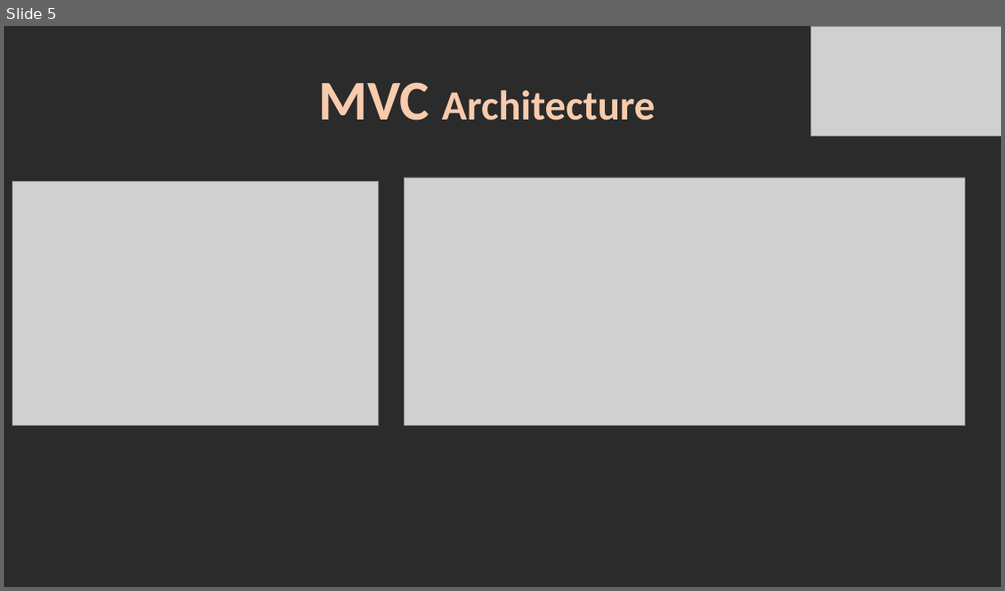
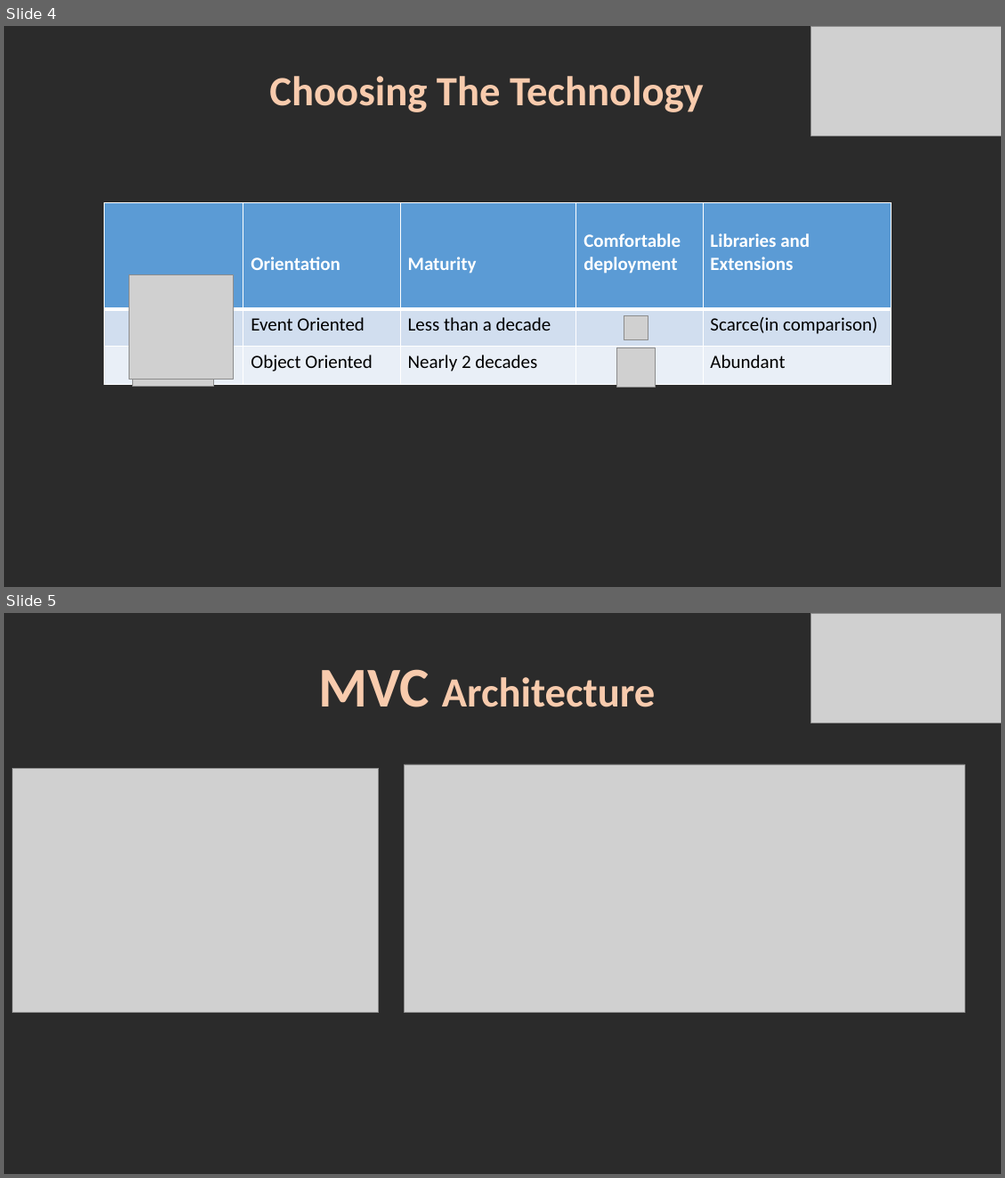
Before and after one commit to roypillar/Michtava, a slide deck: Michtava - Presentation.pptx. Shown one above the other, each under a label of ours: slide 5 before the commit, slides 4 and 5 after it. The pictures are 1005x591 and 1005x1178 pixels, drawn with LibreOffice and Linux fonts; fonts in the diff are those of the drawing; grey boxes stand for pictures; background and template pictures are left out; a plain dark background stands for a picture behind light text. Boxes give left, top, right and bottom in pixels: in the first picture for what was removed or moved away, otherwise in the second. Text is boxed around its words. In the diff, an @@ line names an element or a change of style, - is before the commit and + after.

```diff
--- a/Michtava - Presentation.pptx
+++ b/Michtava - Presentation.pptx
@@ slide 4 added at (4, 26, 1001, 587), background picture (left out) @@
@@ picture added at (811, 26, 1001, 136) @@
@@ text added at (269, 76, 704, 112), 40 pt, text #F8CBAD, bold @@
+Choosing The Technology
@@ table added at (105, 203, 890, 385), 3 rows, 5 columns @@
+ | Orientation | Maturity | Comfortable deployment | Libraries and Extensions
+ | Event Oriented | Less than a decade |  | Scarce(in comparison)
+ | Object Oriented | Nearly 2 decades |  | Abundant
@@ picture added at (129, 274, 234, 378) @@
@@ picture added at (624, 315, 648, 340) @@
@@ picture added at (133, 343, 213, 386) @@
@@ picture added at (616, 347, 655, 386) @@
```
Also in this commit, not shown: 3 slides changed, 2 other slides added, 3 slides removed.
